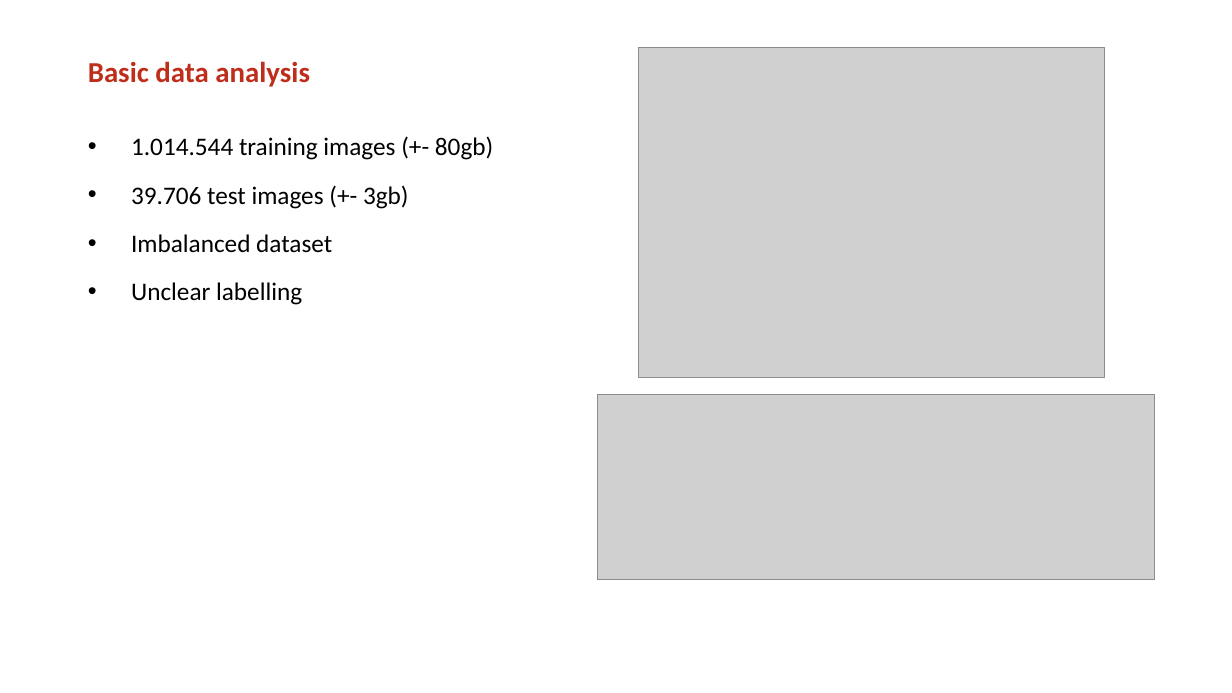
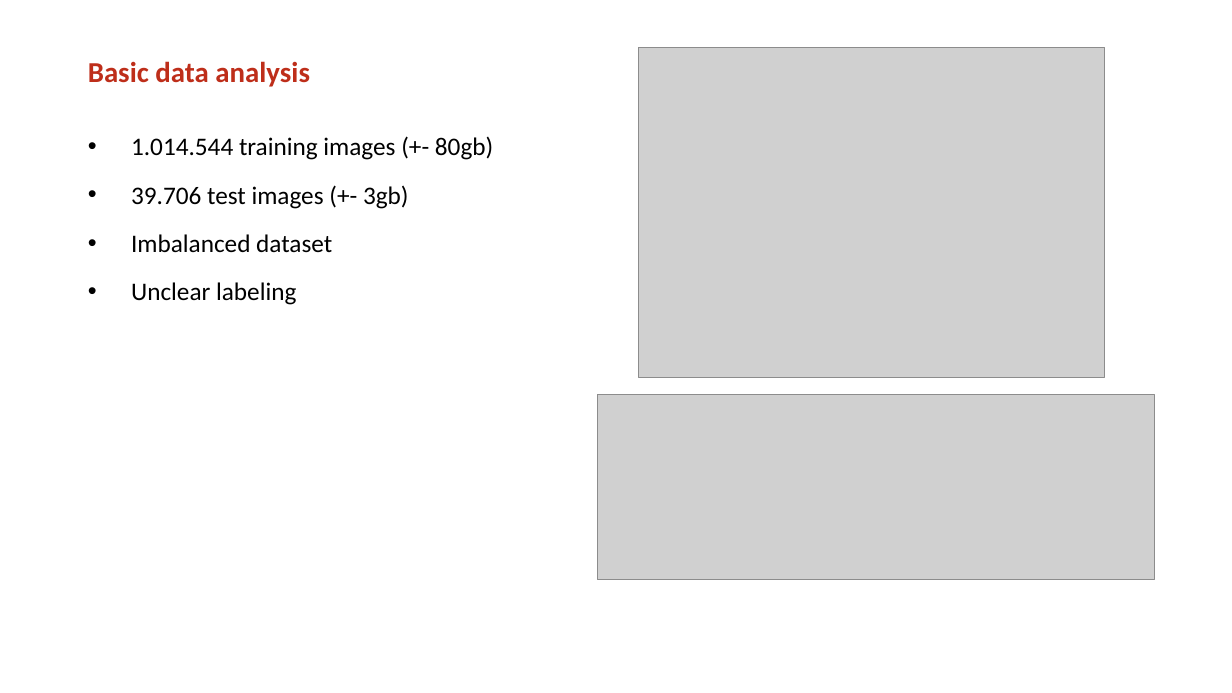
Before and after one commit to mickvanhulst/imaterialist_kaggle, a slide deck: slide 4 of presentation/presentation_1.pptx. Drawn at 1232x693 pixels with LibreOffice and Linux fonts; fonts in the diff are those of the drawing; grey boxes stand for pictures; background and template pictures are left out. Boxes give left, top, right and bottom in pixels: in the first picture for what was removed or moved away, otherwise in the second. Text is boxed around its words. In the diff, an @@ line names an element or a change of style, - is before the commit and + after.

Commit message:
grammar presentation

```diff
--- a/presentation/presentation_1.pptx
+++ b/presentation/presentation_1.pptx
@@ text at [131,282,296,305]: text changed @@
-• Unclear labelling
+• Unclear labeling
```
